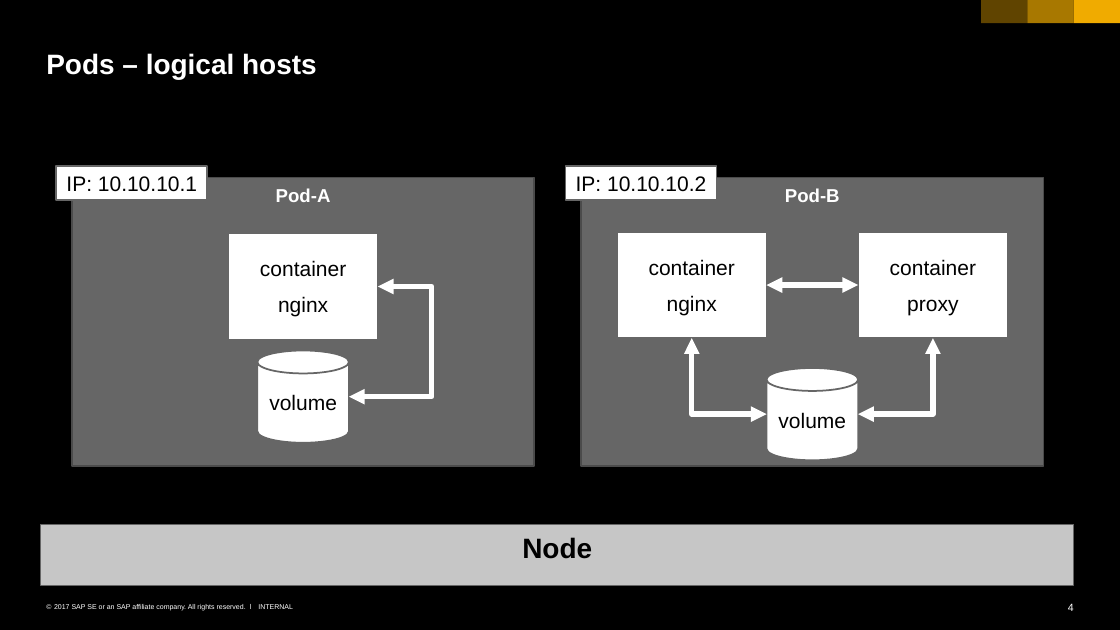
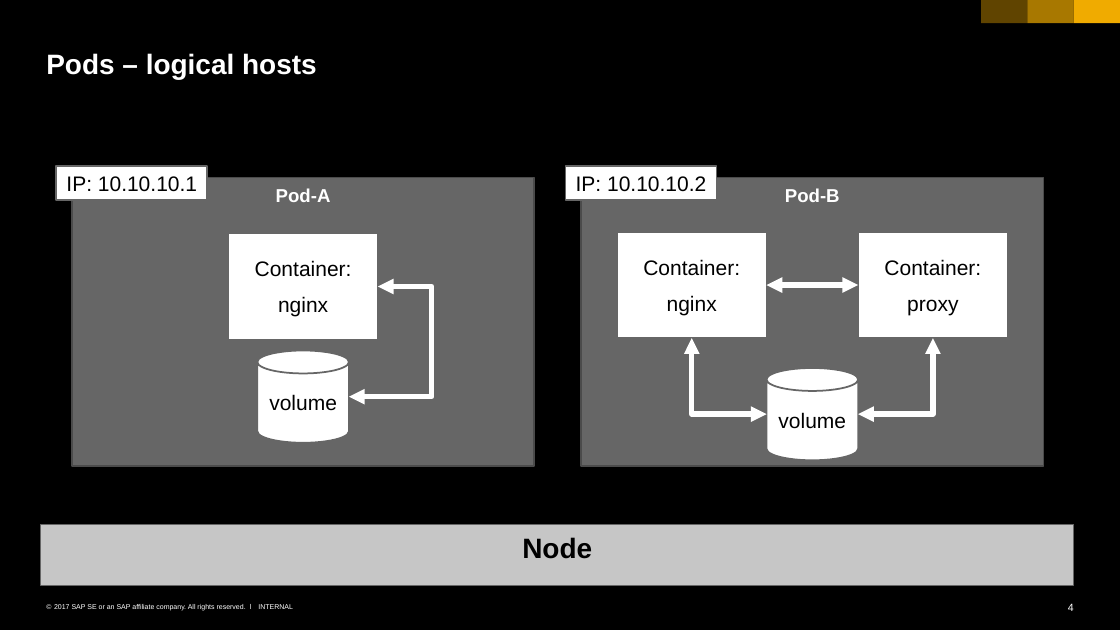
Before and after one commit to cuijiyao01/docker-k8s-training, a slide deck: slide 4 of kubernetes/02_pods.pptx. Drawn at 1120x630 pixels with LibreOffice and Linux fonts; fonts in the diff are those of the drawing. Boxes give left, top, right and bottom in pixels: in the first picture for what was removed or moved away, otherwise in the second. Text is boxed around its words. In the diff, an @@ line names an element or a change of style, - is before the commit and + after.

```diff
--- a/kubernetes/02_pods.pptx
+++ b/kubernetes/02_pods.pptx
@@ text in rectangle at (255,260,352,277): text changed @@
-container
+Container:
@@ text in rectangle at (643,259,740,276): text changed @@
-container
+Container:
@@ text in rectangle at (884,259,981,276): text changed @@
-container
+Container:
```
Also in this commit, not shown: 2 other slides changed, 1 slide added.
